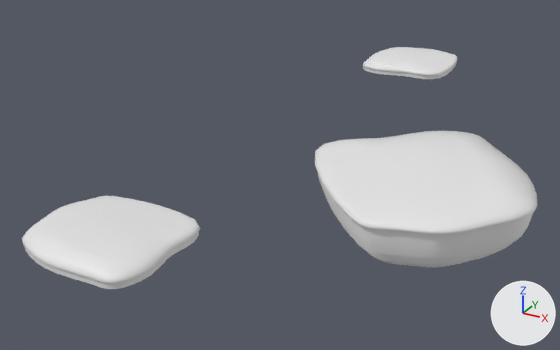
A saved change to the glTF model src/assets/models/lands.glb.
One viewpoint serves both versions: a 50 mm lens placed at (792.0, -957.0, 578.0), pointed at (63.0, 369.0, -85.0). The axes (+X, +Y, +Z) are drawn at lower right. The lights are the same throughout. Where no turn or scale is listed for an object, it has been applied to the vertices. Vertices at the same position are counted once.

In view in the first picture: 'artLand', 'gameLand001', 'writingLand'.
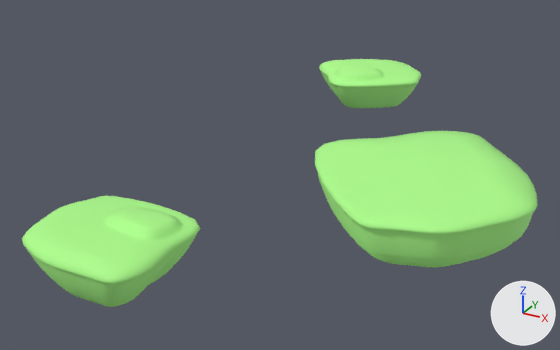
Changed parts and their boxes (x1, y1, x2, y2) in the pictures (560 x 350 px):
'gameLand001', recoloured (white to green)
    both: (315, 131, 538, 267)
'artLand', reshaped (19% taller)
    before: (22, 196, 200, 289)
    after: (22, 196, 200, 307)
'artLand001', added (green)
    after: (319, 59, 421, 108)
'writingLand', deleted
    before: (363, 47, 458, 79)
part 1 of me_artland, built on
    before: (25, 197, 199, 289)
    after: (28, 197, 196, 307)
part 2 of me_artland, recoloured (white to green)
    both: (22, 196, 200, 283)

Edits to the bpy script that builds the scene:
```text
Add mat_material_001:
    mat_material_001 = principled_material('Material.001')
    mat_material_001.base_color = (0.42, 1.0, 0.259)  # green #adff8b
    mat_material_001.roughness = 0.668
Change me_artland:
    used by ob_artland; location = (0.0, 0.0, 0.0)
    remove me_artland.from_pydata(...)  # 721 vertices, 1398 faces; spans x -101.0..154.0, y -250.0..-15.0, z -15.0..15.0
    add me_artland.from_pydata(...)  # 962 vertices, 1920 faces; spans x -101.0..154.0, y -250.0..-15.0, z -84.0..24.0
    me_artland part 1: 142 vertices moved from x -99.0..152.0, y -249.0..-17.0, z -10.0..15.0 to x -98.0..151.0, y -248.0..-19.0, z -18.0..16.0; 56 vertices removed from x -99.0..152.0, y -248.0..-18.0, z -15.0..13.0; 297 vertices added at x -87.0..139.0, y -238.0..-30.0, z -84.0..24.0
    me_artland part 2: 1255 faces spanning x -101.0..154.0, y -250.0..-15.0, z -18.0..16.0 switch from no material to mat_material_001 (green #adff8b)
Change me_gameland001:
    where me_gameland001.from_pydata(...)  # 1058 vertices, 2112 faces; spans x 155.0..601.0, y 93.0..592.0, z -155.0..9.0
    add me_gameland001.materials.append(mat_material_001)  # green #adff8b
Add me_artland001:
    me_artland001.from_pydata(...)  # 962 vertices, 1920 faces; spans x -109.0..179.0, y 765.0..1033.0, z -84.0..24.0
    me_artland001.materials.append(mat_material_001)  # green #adff8b
Remove ob_writingland:
    ob_writingland = bpy.data.objects.new('writingLand', me_writingland)
    ob_writingland.location = (0.0, 0.0, 0.0)
Add ob_artland001:
    ob_artland001 = bpy.data.objects.new('artLand001', me_artland001)
    ob_artland001.location = (0.0, 0.0, 0.0)
```
